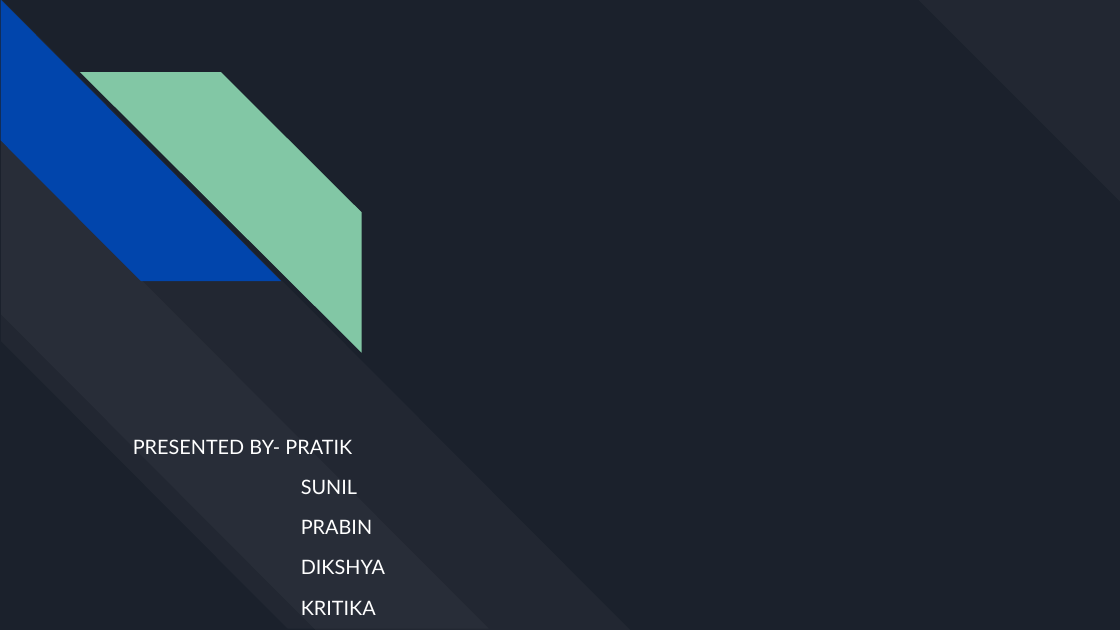
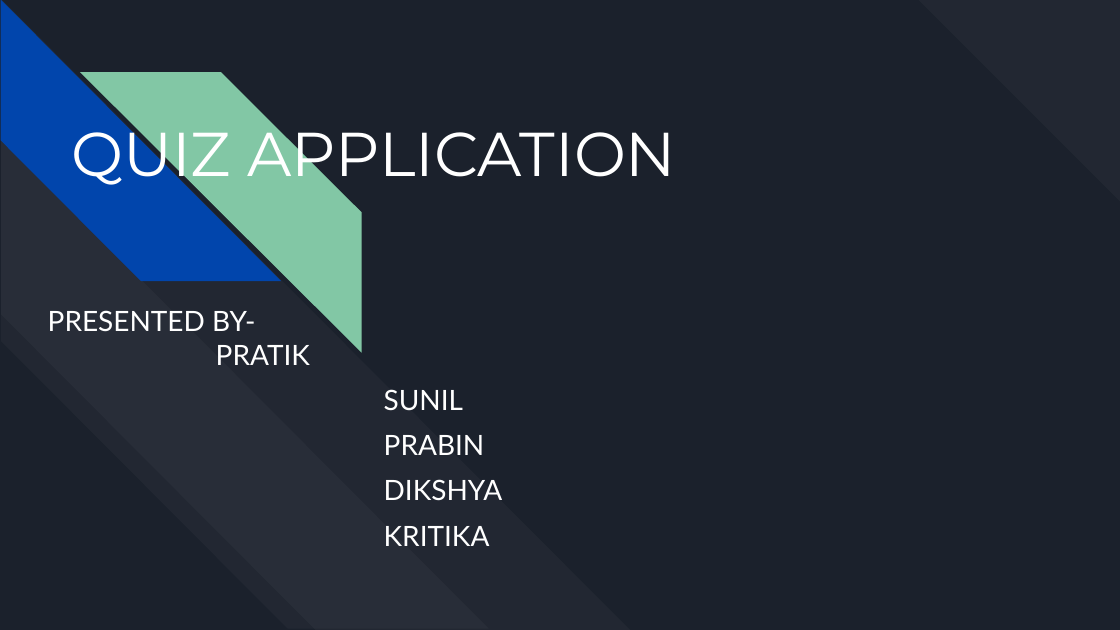
Before and after one commit to Pratik-Ghost/Quiz_Application, a slide deck: slide 1 of PRESENTATION.pptx. Drawn at 1120x630 pixels with LibreOffice and Linux fonts; fonts in the diff are those of the drawing. Boxes give left, top, right and bottom in pixels: in the first picture for what was removed or moved away, otherwise in the second. Text is boxed around its words. In the diff, an @@ line names an element or a change of style, - is before the commit and + after.

```diff
--- a/PRESENTATION.pptx
+++ b/PRESENTATION.pptx
@@ title added at (x1=71, y1=116, x2=676, y2=191), 53 pt, text #FFFFFF @@
+QUIZ APPLICATION
@@ subtitle "PRESENTED BY-" moved from (x1=133, y1=439, x2=385, y2=615) to (x1=48, y1=310, x2=503, y2=546) @@
@@ subtitle at (x1=48, y1=310, x2=310, y2=365): text changed; size 17 to 24 pt @@
-PRESENTED BY- PRATIK
+PRESENTED BY-
+PRATIK
@@ subtitle at (x1=384, y1=389, x2=503, y2=546): size 17 to 24 pt in "SUNIL", "PRABIN", "DIKSHYA", "KRITIKA"; line spacing 1.2 to 1 @@
```
Also in this commit, not shown: 6 other slides changed, 1 slide added, 3 slides removed.
